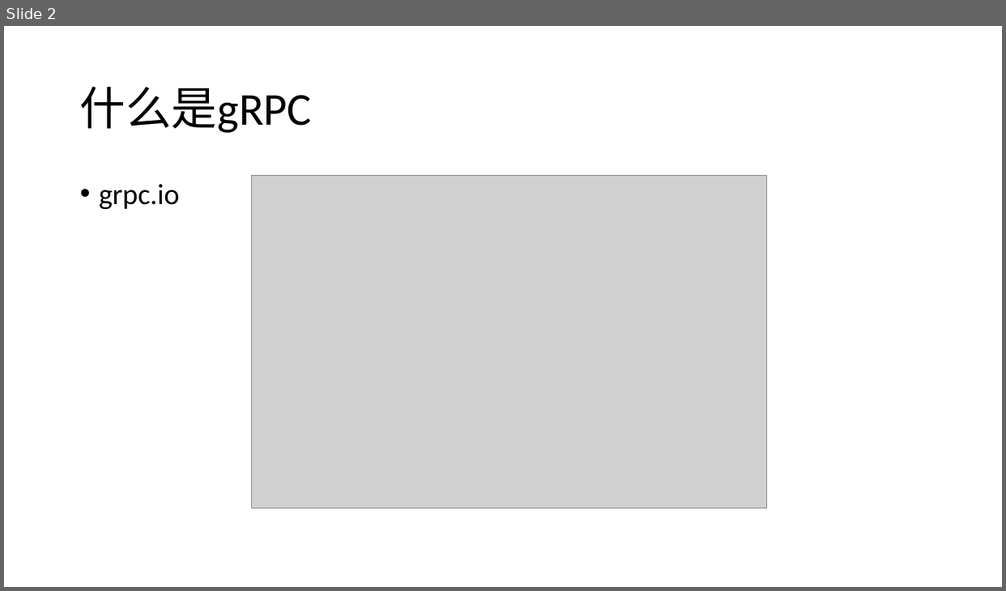
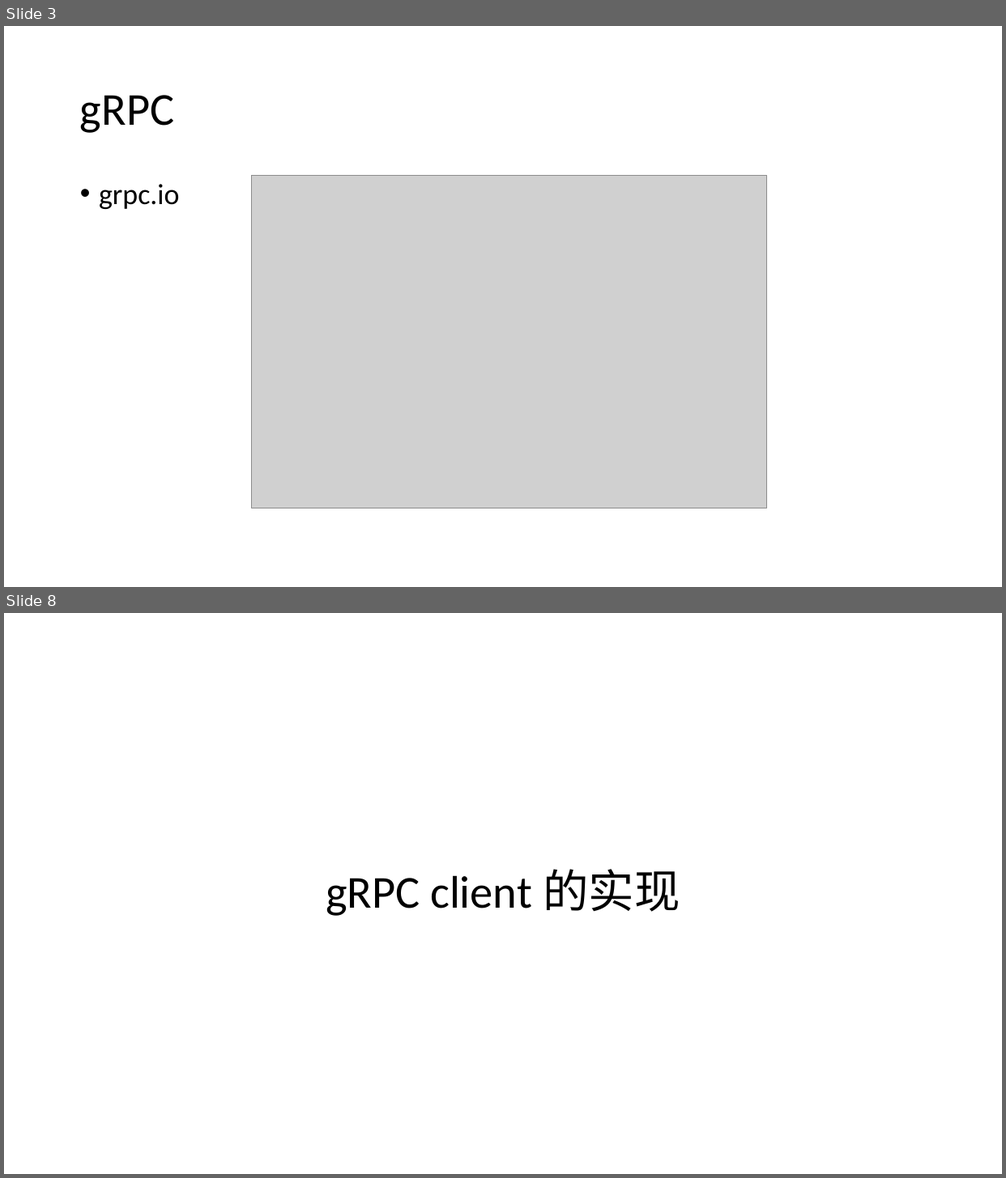
Before and after one commit to llaoj/my-share, a slide deck: grpc/index.pptx. Shown one above the other, each under a label of ours: slide 2 before the commit, slides 3 and 8 after it; the slides between them are not shown. The pictures are 1006x591 and 1006x1178 pixels, drawn with LibreOffice and Linux fonts; fonts in the diff are those of the drawing; grey boxes stand for pictures. Boxes give left, top, right and bottom in pixels: in the first picture for what was removed or moved away, otherwise in the second. Text is boxed around its words. In the diff, an @@ line names an element or a change of style, - is before the commit and + after.

```diff
--- a/grpc/index.pptx
+++ b/grpc/index.pptx
@@ slide 8 added at bbox=[4, 613, 1002, 1174], background #FFFFFF @@
@@ title added at bbox=[326, 869, 680, 916], 44 pt, text #000000 @@
+gRPC client 的实现
@@ what was slide 2 is now slide 3 @@
@@ slide 3 changed as well @@
@@ title at bbox=[80, 95, 174, 133]: text changed @@
-什么是gRPC
+gRPC
```
Also in this commit, not shown: 4 other slides changed, 5 other slides added.
